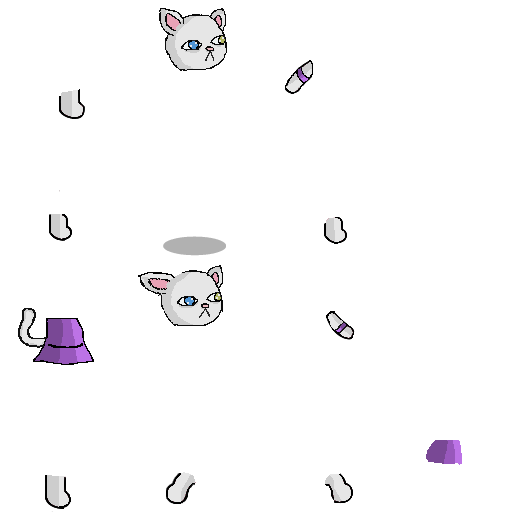
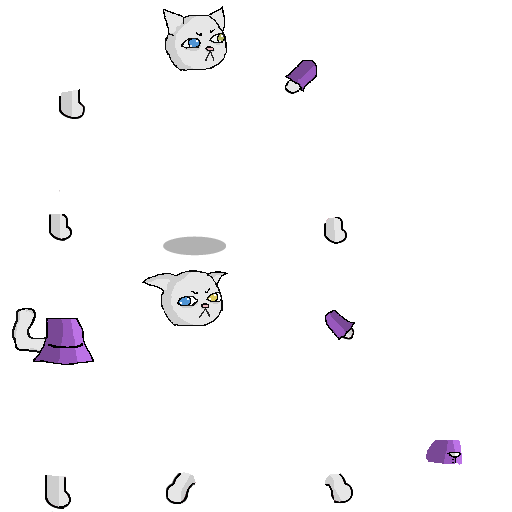
Comparing the layer stacks of the two 512 x 512 images. Changes:
painted on "eyes shade" over 180, 35, 224, 304
painted on "3-Sylvia_tex Copy" over 12, 6, 461, 463
